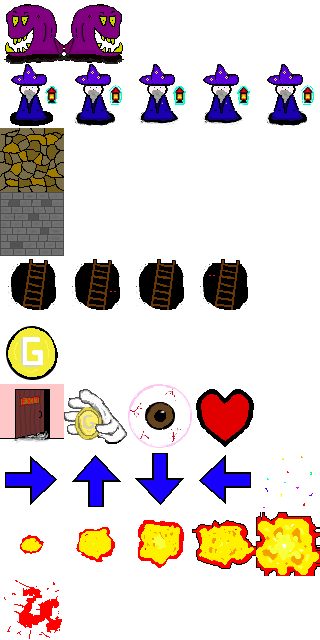
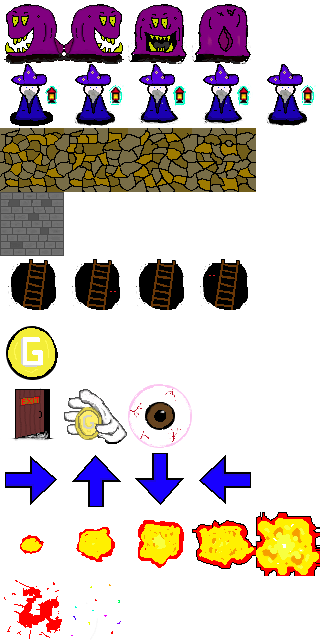
Revision of a layered 320px x 640px image; what changed, layer by layer:
added group "buttonIcon" with 4 layers above "arrow" over [0, 384, 64, 443]
moved "quit.png" into group "buttonIcon", painted on it over [0, 384, 64, 443]
added group "effects" with 3 layers above "bot" over [71, 584, 121, 640]
renamed "fireball #1" to "confetti", moved it into group "effects", painted on it over [71, 456, 313, 640]
added group "bot" with 4 layers above "exit" over [128, 4, 251, 64]
added layer "bot.png #3" in group "bot" over [192, 4, 251, 64]
added layer "bot.png #2" in group "bot" over [128, 4, 187, 64]
removed layer "Layer #1" from group "Sprites" over [196, 389, 254, 447]
added group "floor" with 4 layers above "wall" over [64, 128, 256, 192]
added layer "floor 4" in group "floor" over [192, 128, 256, 192]
added layer "floor 3" in group "floor" over [128, 128, 192, 192]
added layer "floor 2" in group "floor" over [64, 128, 128, 192]
